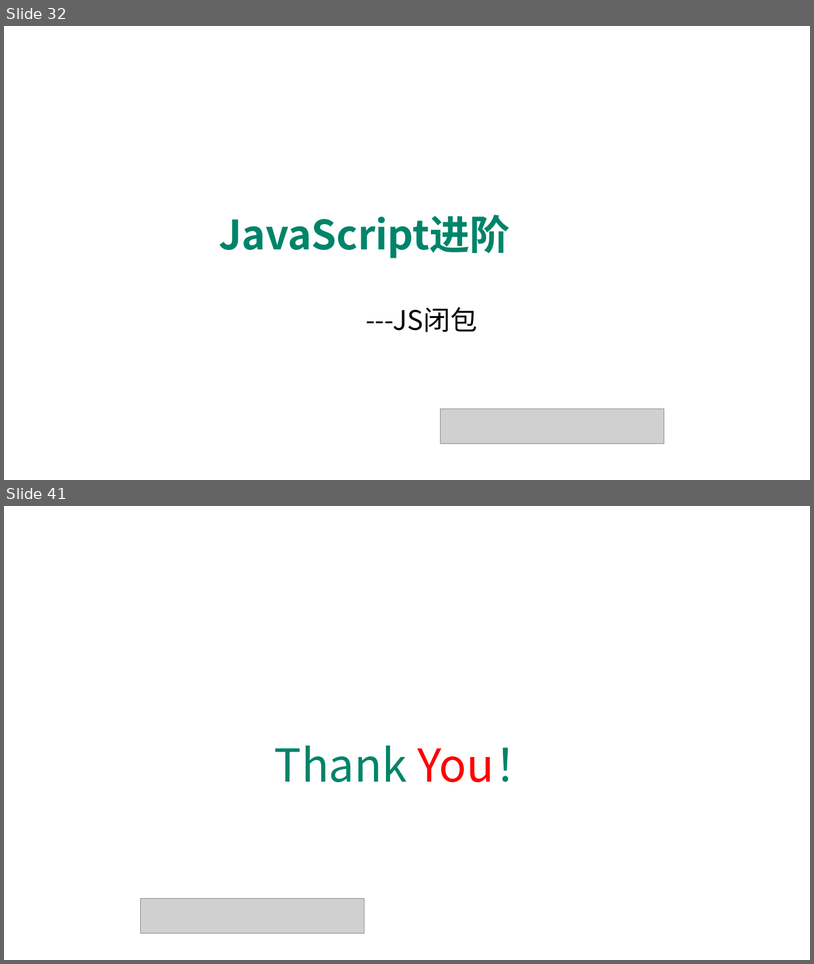
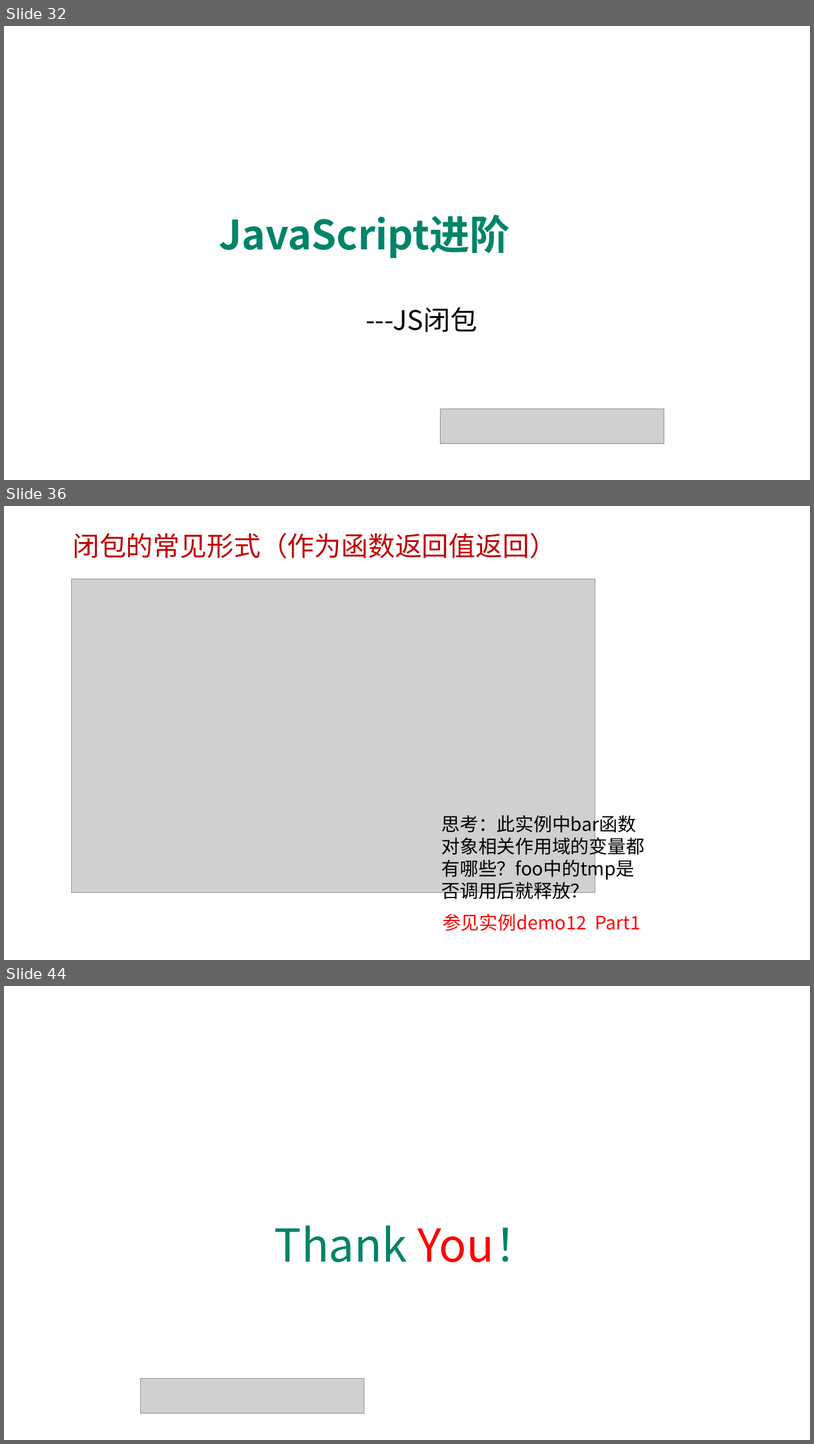
Before and after one commit to edu2act/course-javascript-advanced, a slide deck: 课程PPT/05.JavaScript函数进阶二.pptx. Shown one above the other, each under a label of ours: slides 32 and 41 before the commit, slides 32, 36 and 44 after it; the slides between them are not shown. The pictures are 814x964 and 814x1444 pixels, drawn with LibreOffice and Linux fonts; fonts in the diff are those of the drawing; grey boxes stand for pictures; background and template pictures are left out. Boxes give left, top, right and bottom in pixels: in the first picture for what was removed or moved away, otherwise in the second. Text is boxed around its words. In the diff, an @@ line names an element or a change of style, - is before the commit and + after.

```diff
--- a/课程PPT/05.JavaScript函数进阶二.pptx
+++ b/课程PPT/05.JavaScript函数进阶二.pptx
@@ slide 36 added at (x1=4, y1=506, x2=810, y2=960), background picture (left out) @@
@@ text added at (x1=72, y1=532, x2=557, y2=558), 32 pt, text #C00000 @@
+闭包的常见形式（作为函数返回值返回）
@@ picture added at (x1=71, y1=579, x2=595, y2=892) @@
@@ text added at (x1=442, y1=812, x2=636, y2=836), 22 pt, text #000000 @@
+思考：此实例中bar函数对象相关作用域的变量都有哪些？foo中的tmp是否调用后就释放？
@@ text added at (x1=443, y1=913, x2=641, y2=931), 22 pt, text #FF0000 @@
+参见实例demo12 Part1
@@ what was slide 41 is now slide 44 @@
```
Also in this commit, not shown: 7 slides changed, 4 other slides added, 15 slides removed, 8 other files.
